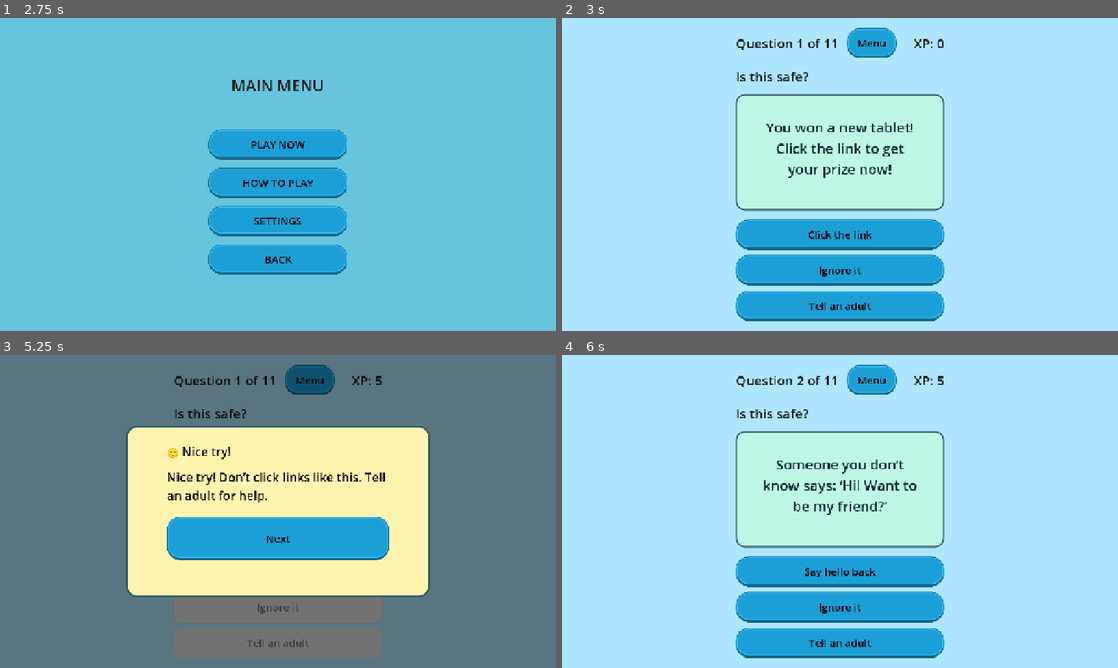
Above: before the commit, frames 1-4 (two rows, left to right).
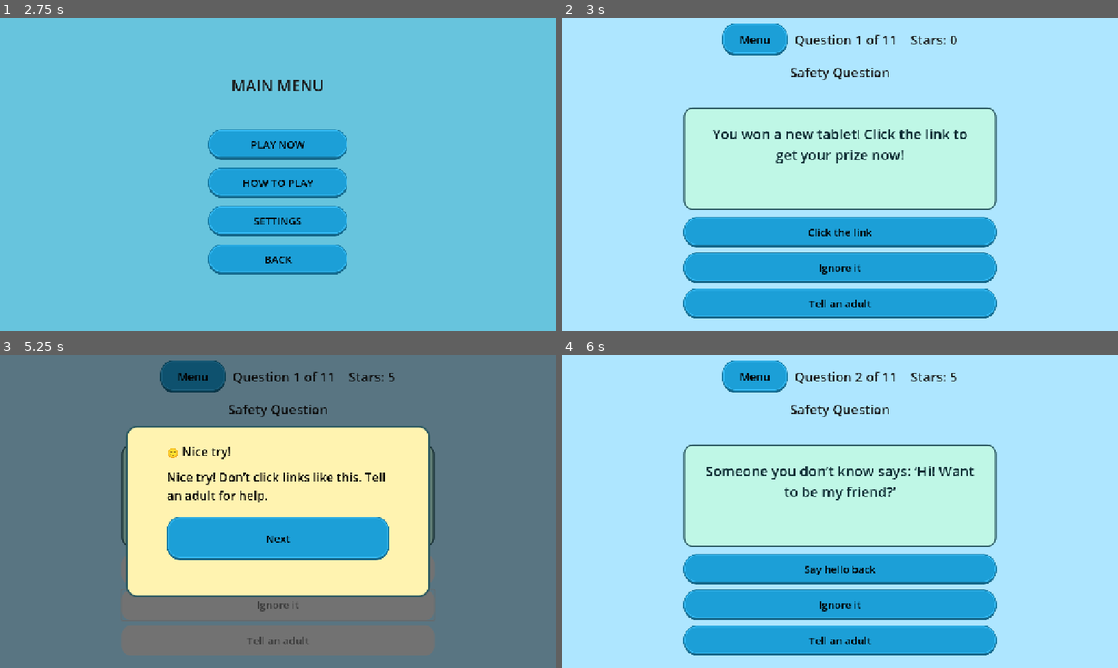
Above: after the commit, the same moments.

Repository: stackedStewart/online-safety-gamified-prototype
Game: Godot game, scene res://scenes/main.tscn
Two runs of this game, one before a commit and one after it. Both use one fixed random seed, a clock stepped at 60 frames per second and the inputs below.
Inputs:
- Up to frame 1 (2.75 s): click "START GAME" at 0.5 s; click "BACK" at 1.25 s; click "START GAME" at 2 s
- Up to frame 2 (3 s): click "PLAY NOW" at 2.75 s
- Up to frame 3 (5.25 s): click "Menu" at 3.5 s; click "PLAY NOW" at 4.25 s; click "Ignore it" at 5 s
- Up to frame 4 (6 s): click "Next" at 5.75 s

Frame 1 is identical in both runs. In frame 2, 22% of the frame differs, in the area x 21-79%, y 1-97%; in frame 3, 6.8%; in frame 4, 22%.

Commit message:
updated UI features in ChallengeShell

Diff:
--- a/scenes/challenge_shell.gd
+++ b/scenes/challenge_shell.gd
@@ -91,7 +91,7 @@
 	_update_question_counter()
 
 func _update_xp() -> void:
-	xp_label.text = "XP: %d" % GameState.xp
+	xp_label.text = "Stars: %d" % GameState.xp
 
 func _on_option_pressed(chosen_index: int) -> void:
 	if awaiting_next:
--- a/scenes/challenge_shell.tscn
+++ b/scenes/challenge_shell.tscn
@@ -60,45 +60,69 @@
 
 [node name="Margin" type="MarginContainer" parent="PageContainer"]
 layout_mode = 2
+theme_override_constants/margin_left = 60
+theme_override_constants/margin_right = 60
 
 [node name="Layout" type="VBoxContainer" parent="PageContainer/Margin"]
 layout_mode = 2
+theme_override_constants/separation = 16
+alignment = 1
 
 [node name="TopBar" type="HBoxContainer" parent="PageContainer/Margin/Layout"]
-layout_mode = 2
-size_flags_vertical = 4
+custom_minimum_size = Vector2(720, 0)
+layout_mode = 2
+size_flags_horizontal = 4
+size_flags_vertical = 4
+theme_override_constants/separation = 16
+alignment = 1
+
+[node name="BackButton" type="Button" parent="PageContainer/Margin/Layout/TopBar"]
+custom_minimum_size = Vector2(150, 75)
+layout_mode = 2
+size_flags_vertical = 4
+theme_override_font_sizes/font_size = 26
+text = "Menu"
 
 [node name="QuestionCounterLabel" type="Label" parent="PageContainer/Margin/Layout/TopBar" groups=["ui_hud"]]
 layout_mode = 2
-theme_override_font_sizes/font_size = 50
-text = "Q 1/8"
-
-[node name="BackButton" type="Button" parent="PageContainer/Margin/Layout/TopBar"]
-layout_mode = 2
-text = "Menu"
+size_flags_horizontal = 0
+theme_override_font_sizes/font_size = 30
+text = "Question: 1/8"
+horizontal_alignment = 1
 
 [node name="TopBarSpacer" type="Control" parent="PageContainer/Margin/Layout/TopBar"]
 layout_mode = 2
-size_flags_horizontal = 3
 
 [node name="XPLabel" type="Label" parent="PageContainer/Margin/Layout/TopBar" groups=["ui_hud"]]
 layout_mode = 2
-theme_override_font_sizes/font_size = 50
-text = "XP: 0
+size_flags_horizontal = 0
+theme_override_constants/shadow_outline_size = 0
+theme_override_font_sizes/font_size = 30
+text = "STARS: 0
 "
+horizontal_alignment = 1
 
 [node name="TitleLabel" type="Label" parent="PageContainer/Margin/Layout"]
 layout_mode = 2
+size_flags_horizontal = 4
 theme_override_font_sizes/font_size = 30
-text = "Is this safe?"
+text = "Safety Question
+"
+horizontal_alignment = 1
+vertical_alignment = 2
 
 [node name="ScenarioCard" type="PanelContainer" parent="PageContainer/Margin/Layout"]
+custom_minimum_size = Vector2(620, 220)
 layout_mode = 2
 size_flags_vertical = 3
 theme_override_styles/panel = SubResource("StyleBoxFlat_ueh3a")
 
 [node name="ScenarioMargin" type="MarginContainer" parent="PageContainer/Margin/Layout/ScenarioCard"]
 layout_mode = 2
+theme_override_constants/margin_left = 24
+theme_override_constants/margin_top = 20
+theme_override_constants/margin_right = 24
+theme_override_constants/margin_bottom = 20
 
 [node name="ScenarioLabel" type="Label" parent="PageContainer/Margin/Layout/ScenarioCard/ScenarioMargin"]
 custom_minimum_size = Vector2(160, 160)
@@ -112,6 +136,7 @@
 autowrap_mode = 2
 
 [node name="Options" type="VBoxContainer" parent="PageContainer/Margin/Layout"]
+custom_minimum_size = Vector2(560, 58)
 layout_mode = 2
 size_flags_vertical = 8
 theme_override_constants/separation = 12
@@ -131,7 +156,11 @@
 size_flags_vertical = 4
 text = "Tell An Adult"
 
+[node name="Control" type="Control" parent="PageContainer/Margin/Layout"]
+layout_mode = 2
+
 [node name="FeedbackOverlay" type="Control" parent="."]
+visible = false
 z_index = 10
 layout_mode = 1
 anchors_preset = 15
